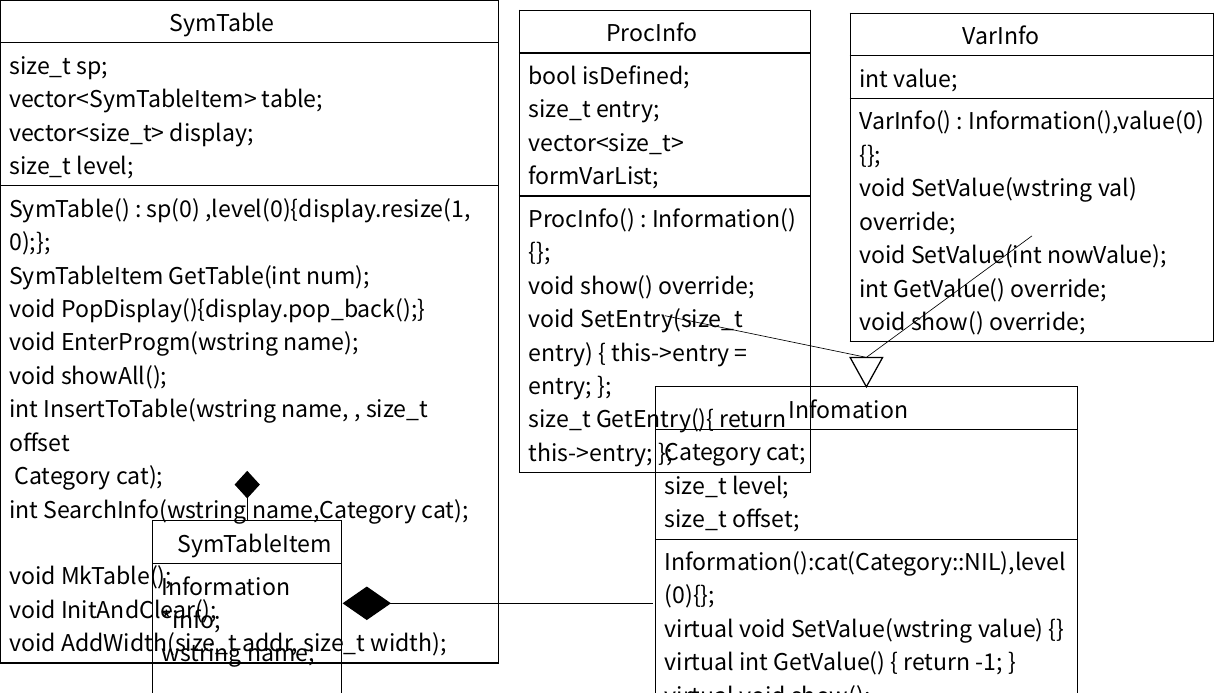
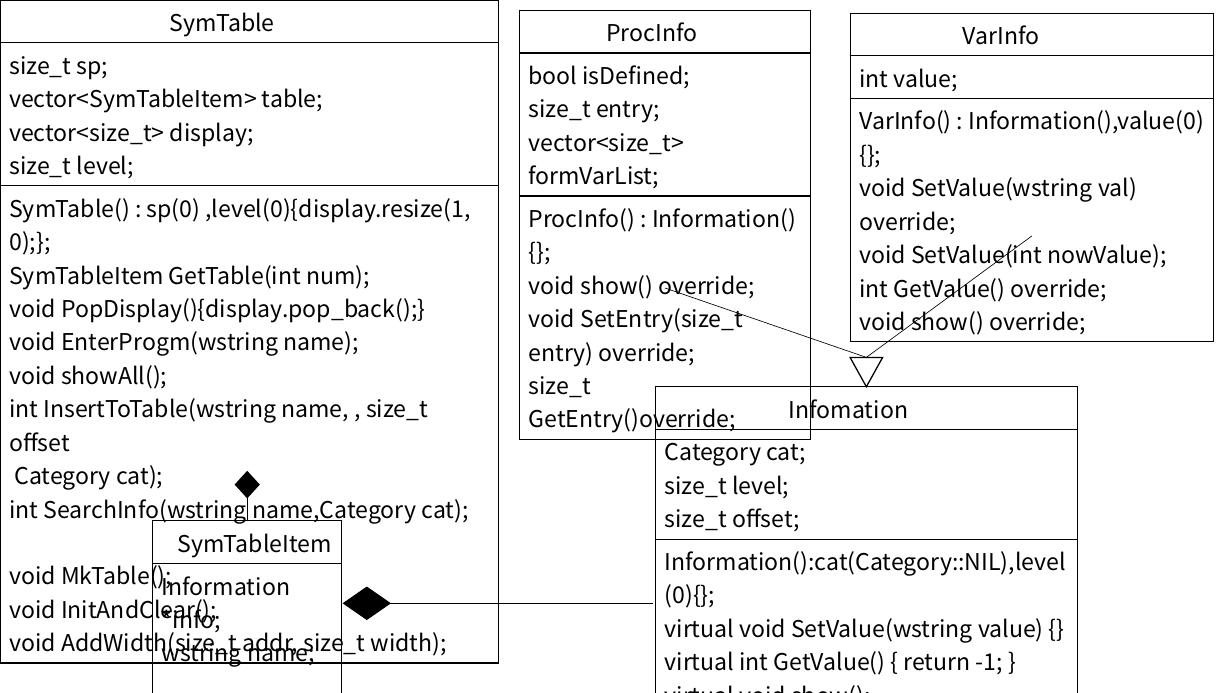
Before and after one commit to 162210107/compiler, a slide deck: slide 8 of docx/画图.pptx. Drawn at 1232x693 pixels with LibreOffice and Linux fonts; fonts in the diff are those of the drawing. Boxes give left, top, right and bottom in pixels: in the first picture for what was removed or moved away, otherwise in the second. Text is boxed around its words. In the diff, an @@ line names an element or a change of style, - is before the commit and + after.

```diff
--- a/docx/画图.pptx
+++ b/docx/画图.pptx
@@ table at (519, 10, 811, 437) @@
-row 3, column 1: ProcInfo() : Information(){}; / void show() override; / void SetEntry(size_t entry) { this->entry = entry; }; / size_t GetEntry(){ return this->entry; };
+row 3, column 1: ProcInfo() : Information(){}; / void show() override; / void SetEntry(size_t entry) override; / size_t GetEntry()override;
@@ line moved from (665, 316) - (867, 358) to (665, 288) - (867, 358) @@
```
Also in this commit, not shown: 3 other slides changed, 13 slides added, 3 slides removed, 4 other files.
